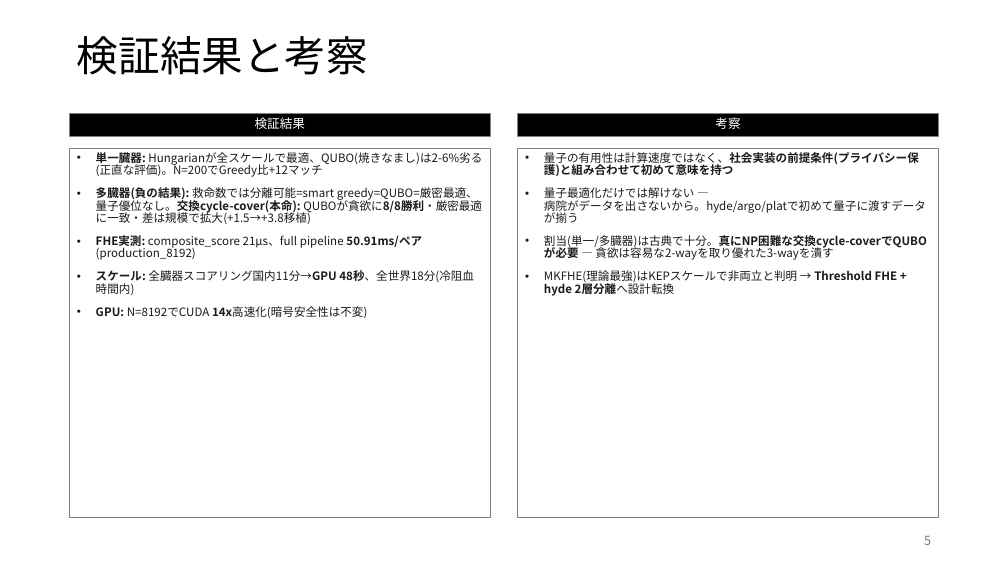
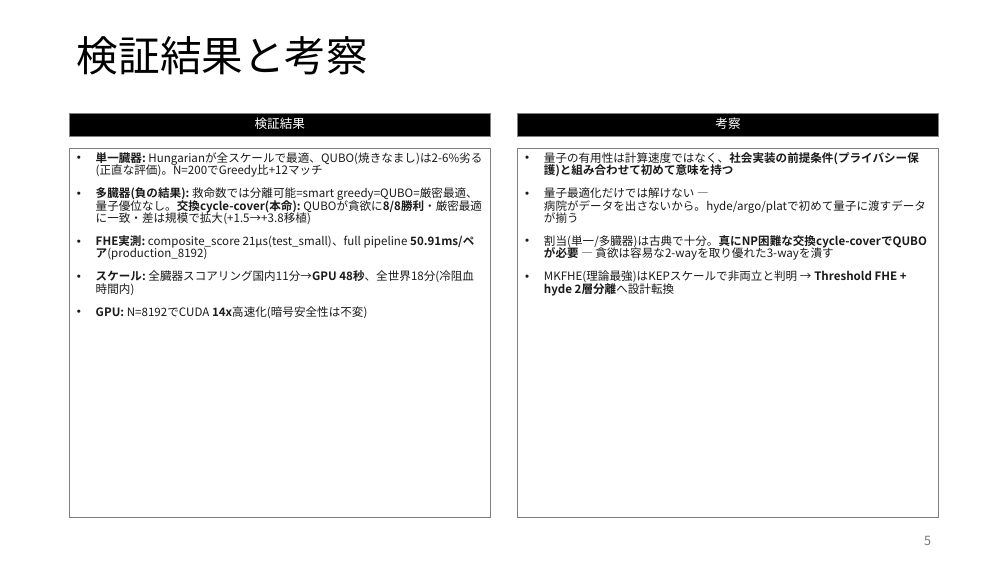
Before and after one commit to Ryujiyasu/niobi, a slide deck: slide 5 of docs/submission/summary_official.pptx. Drawn at 1008x567 pixels with LibreOffice and Linux fonts; fonts in the diff are those of the drawing. Boxes give left, top, right and bottom in pixels: in the first picture for what was removed or moved away, otherwise in the second. Text is boxed around its words. In the diff, an @@ line names an element or a change of style, - is before the commit and + after.

```diff
--- a/docs/submission/summary_official.pptx
+++ b/docs/submission/summary_official.pptx
@@ text at [96, 235, 474, 260]: text changed @@
-• FHE実測: composite_score 21µs、full pipeline 50.91ms/ペア(production_8192)
+• FHE実測: composite_score 21µs(test_small)、full pipeline 50.91ms/ペア(production_8192)
```
Also in this commit, not shown: 1 other slide changed, 5 other files.
